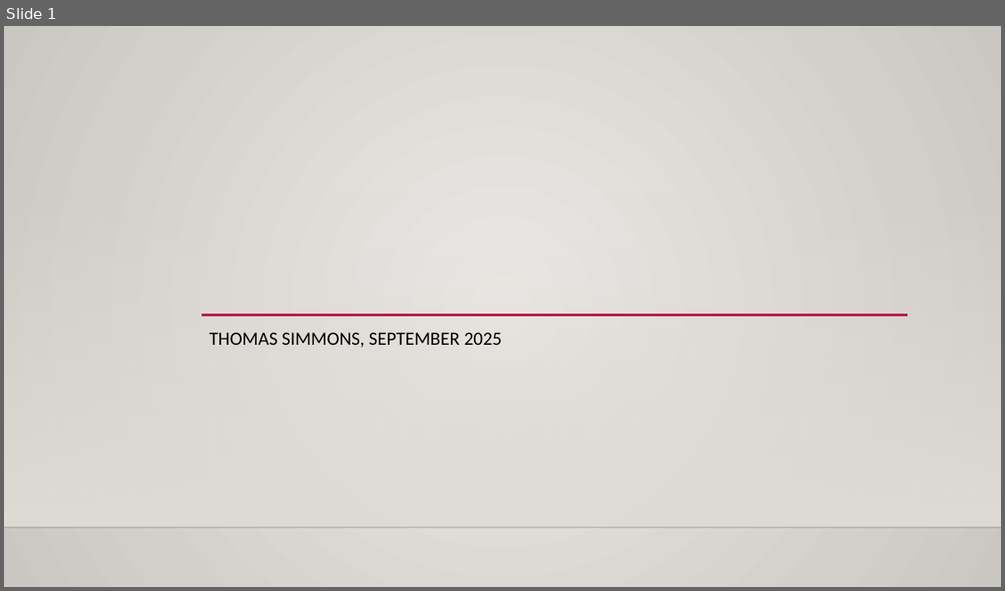
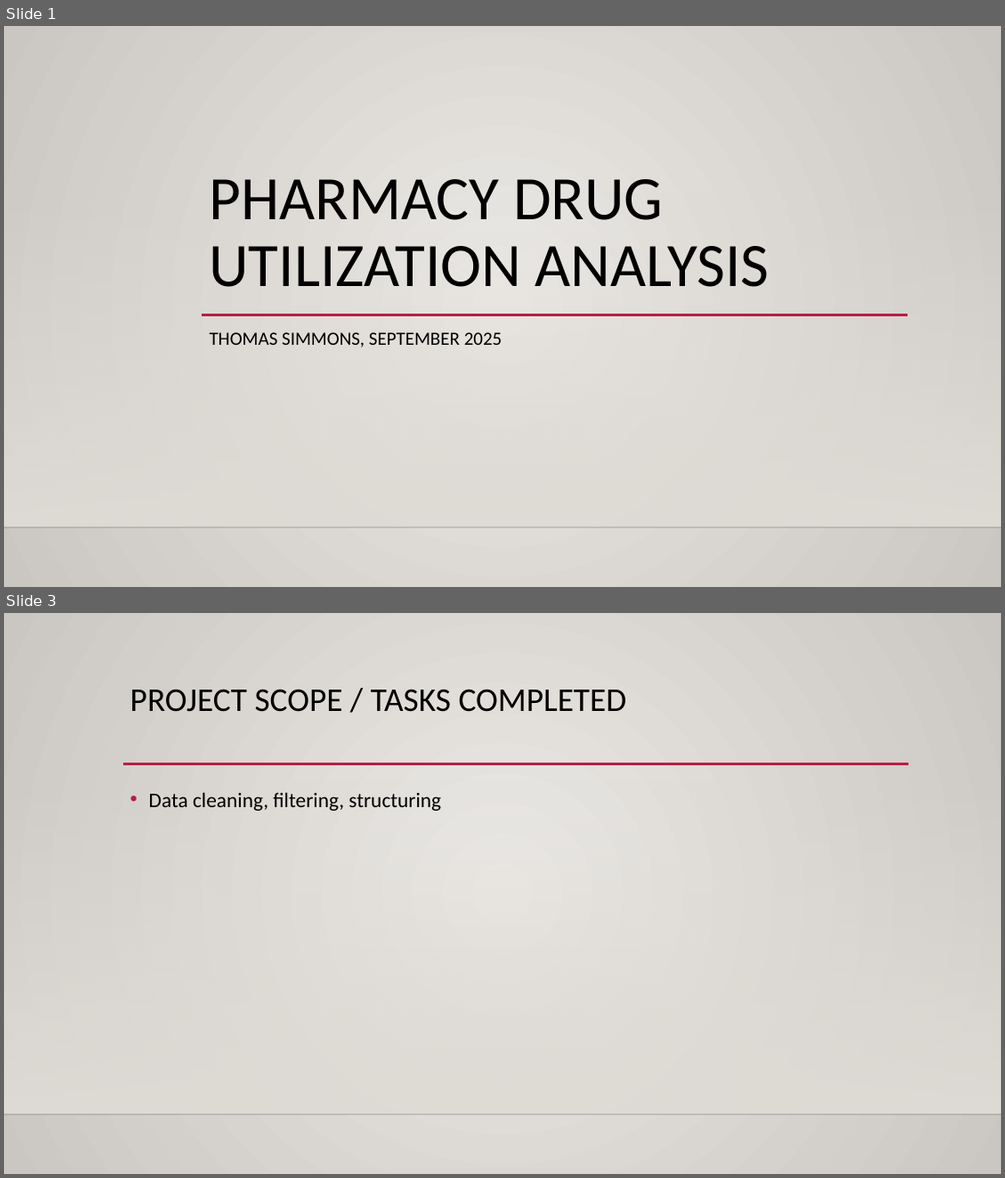
Before and after one commit to tcsimm/pharmacy-drug-utilization, a slide deck: analysis_presentation.pptx. Shown one above the other, each under a label of ours: slide 1 before the commit, slides 1 and 3 after it; the slides between them are not shown. The pictures are 1005x591 and 1005x1178 pixels, drawn with LibreOffice and Linux fonts; fonts in the diff are those of the drawing; background and template pictures are left out. Boxes give left, top, right and bottom in pixels: in the first picture for what was removed or moved away, otherwise in the second. Text is boxed around its words. In the diff, an @@ line names an element or a change of style, - is before the commit and + after.

```diff
--- a/analysis_presentation.pptx
+++ b/analysis_presentation.pptx
@@ slide 3 added at [4, 613, 1001, 1174], background gradient #ECEAE7 to #CAC7C1; not listed: 2 template elements that a slide beside it also shows @@
@@ title added at [130, 689, 627, 712], 32 pt, text #000000 @@
+PROJECT SCOPE / TASKS COMPLETED
@@ line added from (123, 764) to (909, 764), #B71E42 2.5 pt @@
@@ text added at [149, 792, 441, 811], 20 pt, text #000000 @@
+• Data cleaning, filtering, structuring
@@ slide 1 changed as well @@
@@ title added at [210, 179, 769, 287], 59.4 pt, text #000000 @@
+PHARMACY DRUG UTILIZATION ANALYSIS
```
Also in this commit, not shown: 1 other slide added.
